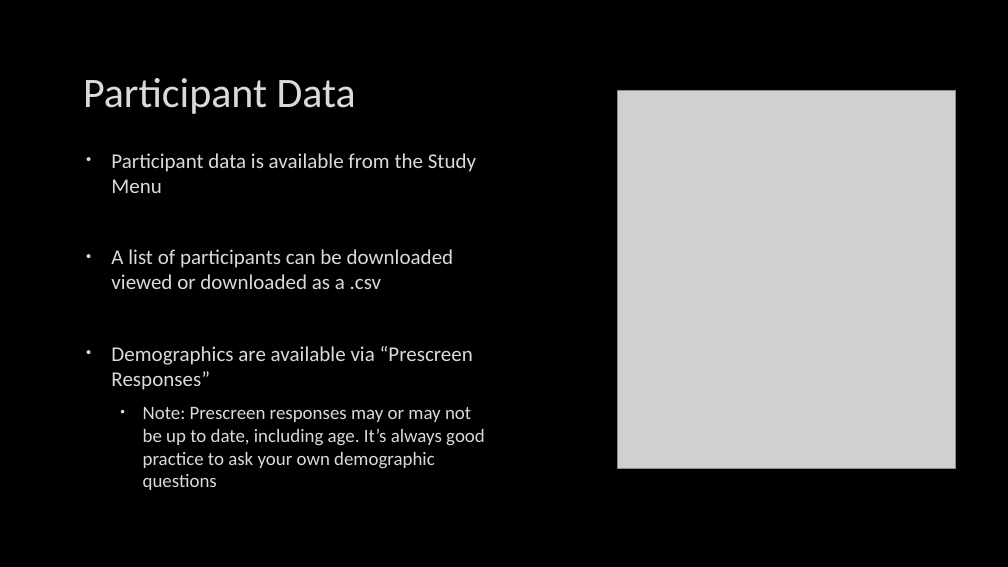
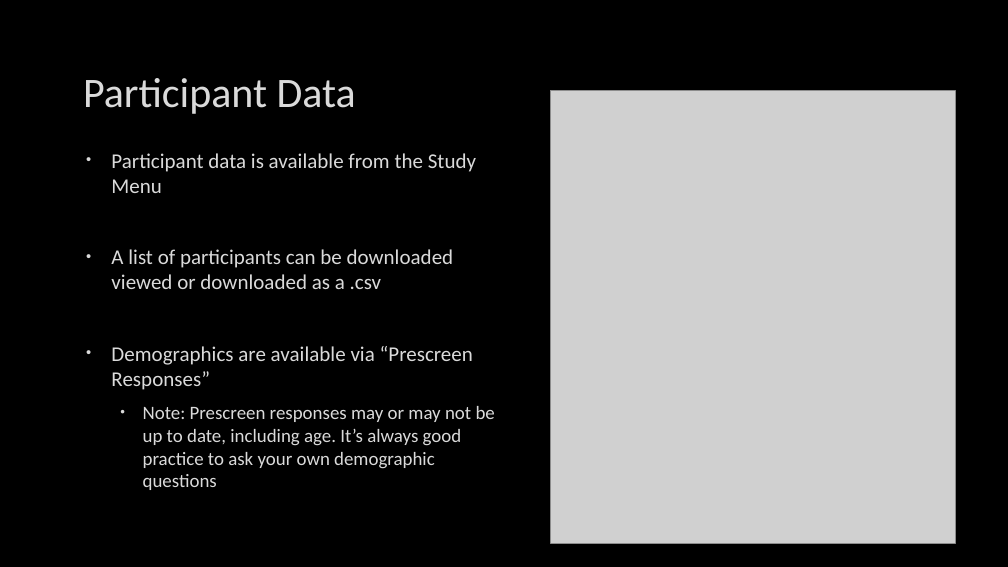
Before and after one commit to cbohil/lab_manual, a slide deck: slide 22 of docs/docs/resources/SONA Guide.pptx (slide 20 before the commit). Drawn at 1008x567 pixels with LibreOffice and Linux fonts; fonts in the diff are those of the drawing; grey boxes stand for pictures; background and template pictures are left out. Boxes give left, top, right and bottom in pixels: in the first picture for what was removed or moved away, otherwise in the second. Text is boxed around its words. In the diff, an @@ line names an element or a change of style, - is before the commit and + after.

```diff
--- a/docs/docs/resources/SONA Guide.pptx
+++ b/docs/docs/resources/SONA Guide.pptx
@@ picture: place and size @@
-picture at box(618, 91, 955, 469)
+picture at box(551, 91, 956, 544)
@@ text "Participant data is available from ..." rewrapped from box(111, 153, 485, 490) to box(111, 153, 495, 490) @@
```
Also in this commit, not shown: 2 slides added, 1 other file.
